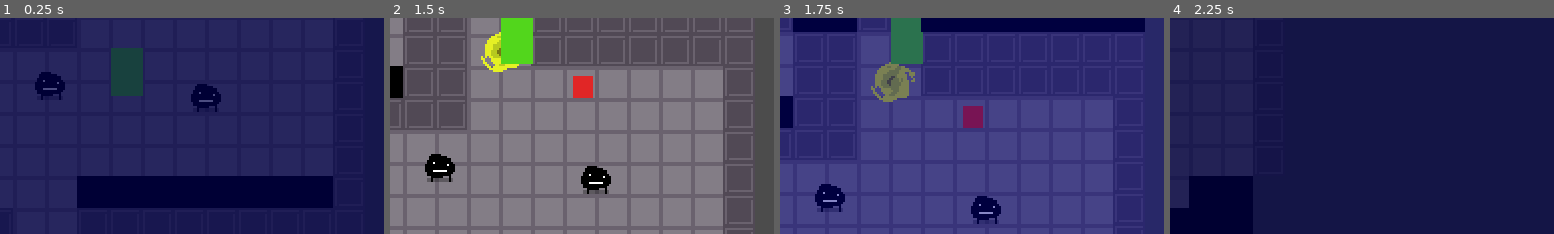
Above: before the commit, frames 1-4 (left to right).
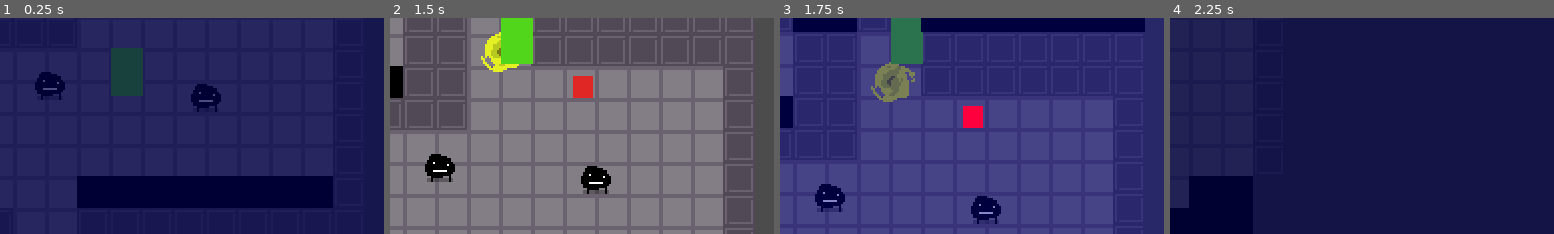
Above: after the commit, the same moments.

Repository: jiink/flask-quest
Game: Godot game, scene res://Rooms/Test/T-1/T-1.tscn
Same seed, same stepped clock (60 frames per second), same inputs: the game is played once before the commit and once after it.
Inputs:
- Up to frame 1 (0.25 s): no input
- Up to frame 2 (1.5 s): hold Up (up) from 0.53 s (still down); tap Z (a) at 0.6 s; tap X (b) at 0.8, 1.35 s
- Up to frame 3 (1.75 s): keep holding Up (up); tap Z (a) at 1.55 s
- Up to frame 4 (2.25 s): release Up (up) at 2.03 s; hold Left (left) from 2.03 s (still down); tap Z (a) at 2.1 s
The pictures show only the part of the screen within x 43-93%, y 30-80%; the shares and areas given below are measured in that part.

Frames 1-2 are identical in both runs. In frame 3, 0.5% of the frame differs, in the area x 47-53%, y 40-51%; in frame 4, nothing differs.

Commit message:
Automatic saving and loading upon scene change -- heck yeah

Diff:
--- a/Engine/Singletons/global.gd
+++ b/Engine/Singletons/global.gd
@@ -36,13 +36,16 @@
 
 signal transition_close
 
-
+onready var game_saver = get_node("/root/GameSaver")
 
 func _ready():
 	connect_to_transition()
 	#(#get_tree().get_nodes_in_group("Camera")[0].get_node("../HUD/SceneTransition"), "fade_out")
 
 func start_scene_switch(new_scene, new_player_position):
+	# save!!!
+	game_saver.save(0) # todo: slot changing
+
 	print("changing scenes")
 	next_scene = new_scene
 	next_player_position = new_player_position
@@ -60,5 +63,9 @@
 	else:
 		print("warning: new player pos is null")
 
+	# load!!
+
+	game_saver.load(0)
+
 func connect_to_transition():
 	connect("transition_close", get_tree().get_current_scene().get_node("HUD/SceneTransition"), "fade_out")
